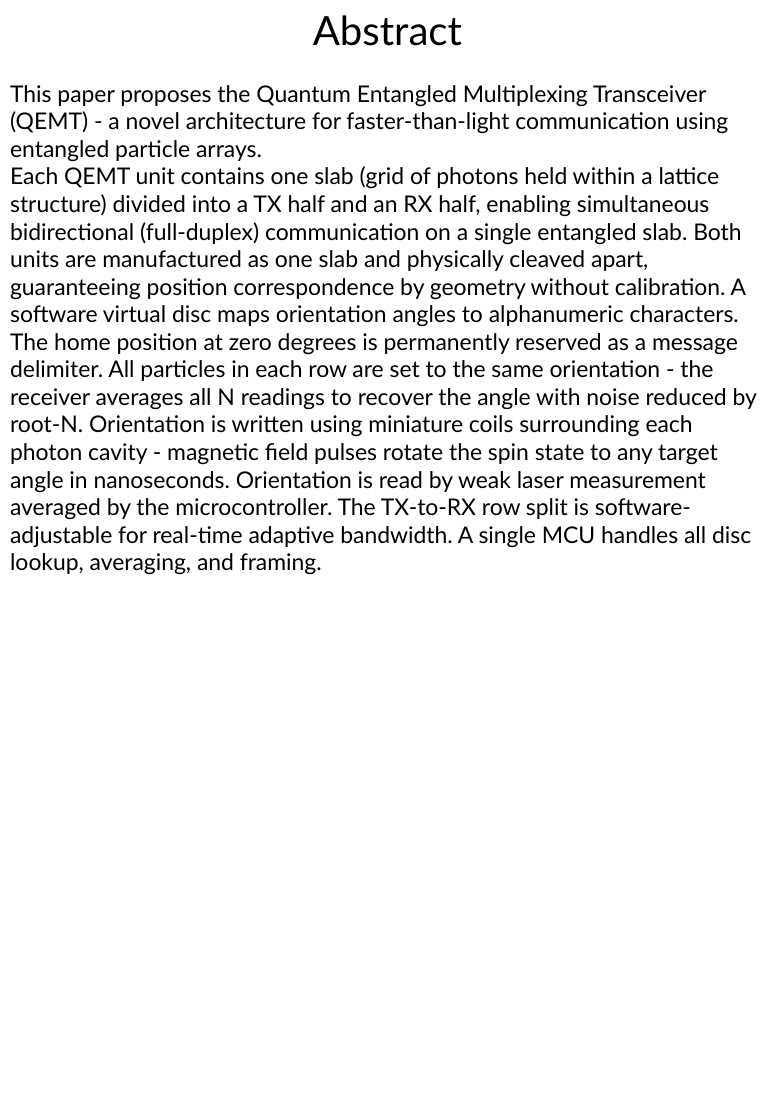
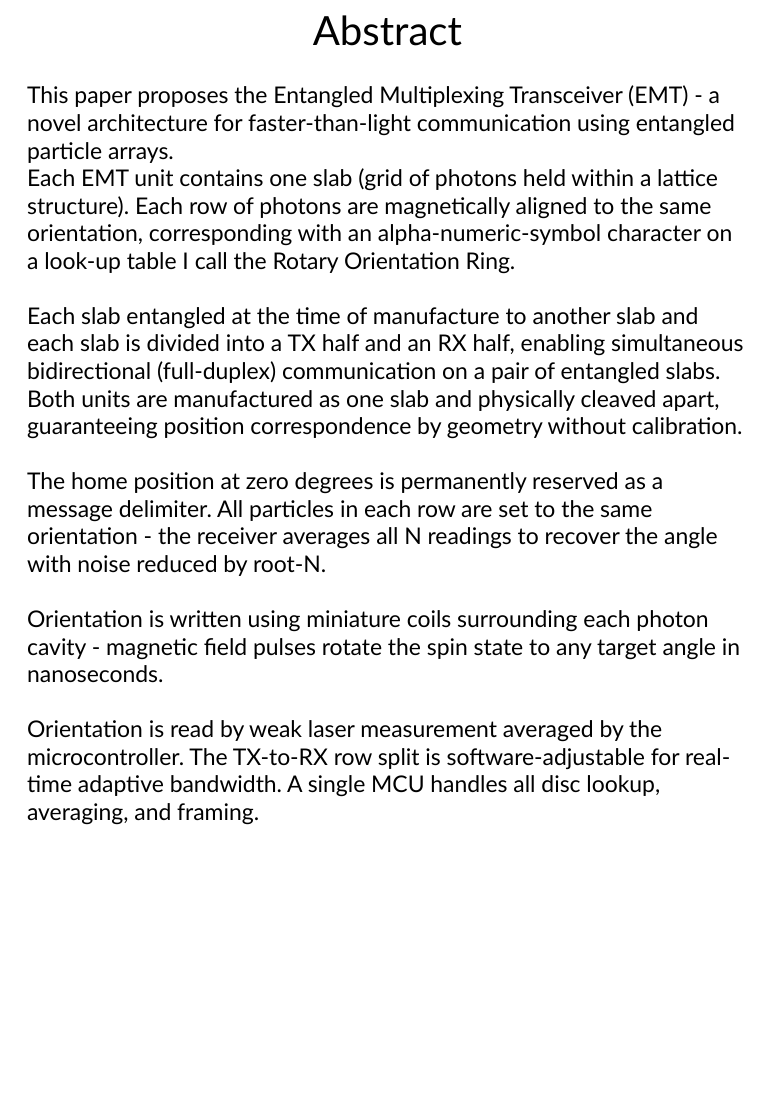
Before and after one commit to DansDesigns/EMT, a slide deck: slide 2 of QuantumEntangledMultiplexingTranceiver.pptx. Drawn at 775x1120 pixels with LibreOffice and Linux fonts; fonts in the diff are those of the drawing. Boxes give left, top, right and bottom in pixels: in the first picture for what was removed or moved away, otherwise in the second. Text is boxed around its words. In the diff, an @@ line names an element or a change of style, - is before the commit and + after.

```diff
--- a/QuantumEntangledMultiplexingTranceiver.pptx
+++ b/QuantumEntangledMultiplexingTranceiver.pptx
@@ text at (27,85,743,825): text changed @@
-This paper proposes the Quantum Entangled Multiplexing Transceiver (QEMT) - a novel architecture for faster-than-light communication using entangled particle arrays.
-Each QEMT unit contains one slab (grid of photons held within a lattice structure) divided into a TX half and an RX half, enabling simultaneous bidirectional (full-duplex) communication on a single entangled slab. Both units are manufactured as one slab and physically cleaved apart, guaranteeing position correspondence by geometry without calibration. A software virtual disc maps orientation angles to alphanumeric characters. The home position at zero degrees is permanently reserved as a message delimiter. All particles in each row are set to the same orientation - the receiver averages all N readings to recover the angle with noise reduced by root-N. Orientation is written using miniature coils surrounding each photon cavity - magnetic field pulses rotate the spin state to any target angle in nanoseconds. Orientation is read by weak laser measurement averaged by the microcontroller. The TX-to-RX row split is software-adjustable for real-time adaptive bandwidth. A single MCU handles all disc lookup, averaging, and framing.
+This paper proposes the Entangled Multiplexing Transceiver (EMT) - a novel architecture for faster-than-light communication using entangled particle arrays.
+Each EMT unit contains one slab (grid of photons held within a lattice structure). Each row of photons are magnetically aligned to the same orientation, corresponding with an alpha-numeric-symbol character on a look-up table I call the Rotary Orientation Ring.
+Each slab entangled at the time of manufacture to another slab and each slab is divided into a TX half and an RX half, enabling simultaneous bidirectional (full-duplex) communication on a pair of entangled slabs.
+Both units are manufactured as one slab and physically cleaved apart, guaranteeing position correspondence by geometry without calibration.
+The home position at zero degrees is permanently reserved as a message delimiter. All particles in each row are set to the same orientation - the receiver averages all N readings to recover the angle with noise reduced by root-N.
+Orientation is written using miniature coils surrounding each photon cavity - magnetic field pulses rotate the spin state to any target angle in nanoseconds.
+Orientation is read by weak laser measurement averaged by the microcontroller. The TX-to-RX row split is software-adjustable for real-time adaptive bandwidth. A single MCU handles all disc lookup, averaging, and framing.
```
Also in this commit, not shown: 14 other slides changed.
